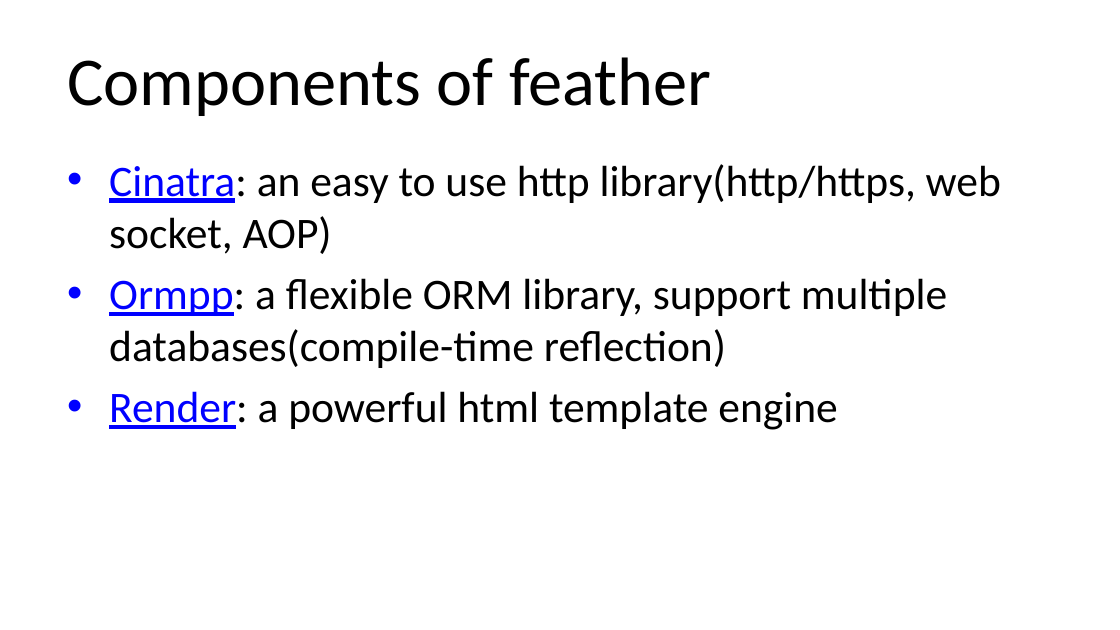
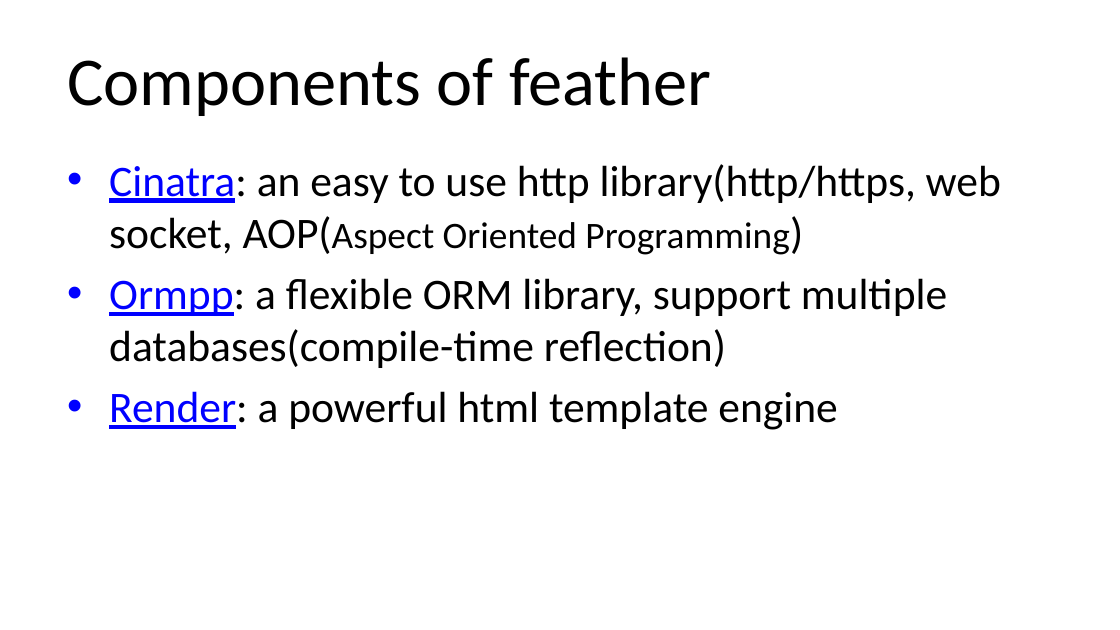
Before and after one commit to qicosmos/cppcon2018, a slide deck: slide 17 of cppcon2018.pptx (slide 15 before the commit). Drawn at 1120x630 pixels with LibreOffice and Linux fonts; fonts in the diff are those of the drawing. Boxes give left, top, right and bottom in pixels: in the first picture for what was removed or moved away, otherwise in the second. Text is boxed around its words. In the diff, an @@ line names an element or a change of style, - is before the commit and + after.

Commit message:
update

```diff
--- a/cppcon2018.pptx
+++ b/cppcon2018.pptx
@@ text at (x1=109, y1=164, x2=1001, y2=255): text changed @@
-• Cinatra: an easy to use http library(http/https, web socket, AOP)
+• Cinatra: an easy to use http library(http/https, web socket, AOP(Aspect Oriented Programming)
```
Also in this commit, not shown: 5 other slides changed, 1 slide added, 1 slide removed.
